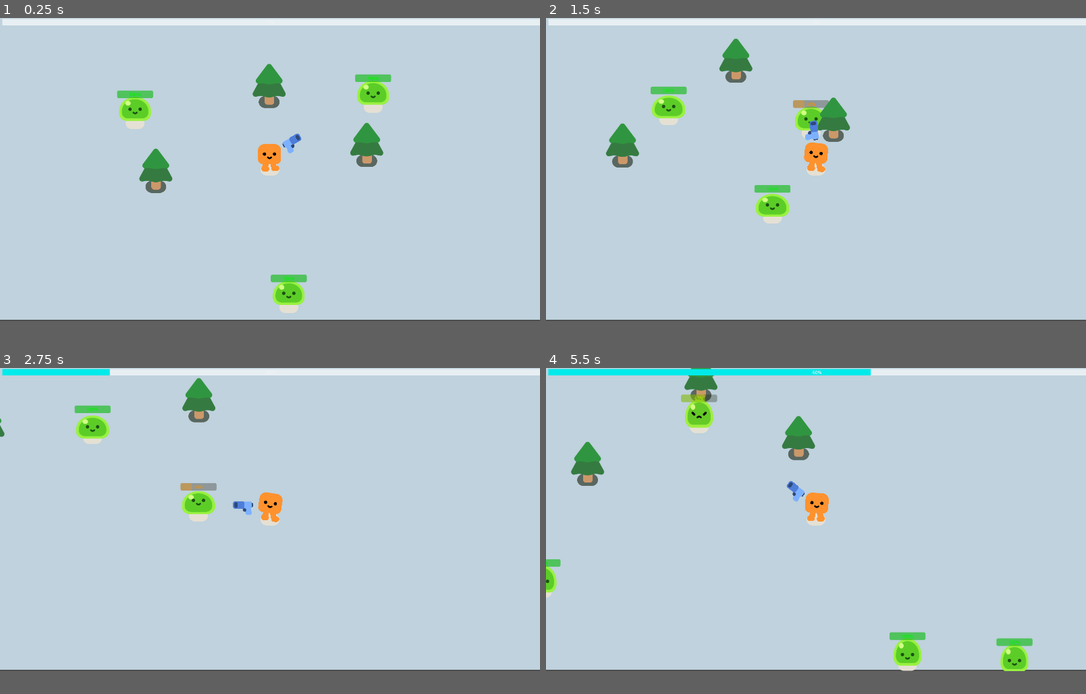
Above: before the commit, frames 1-4 (two rows, left to right).
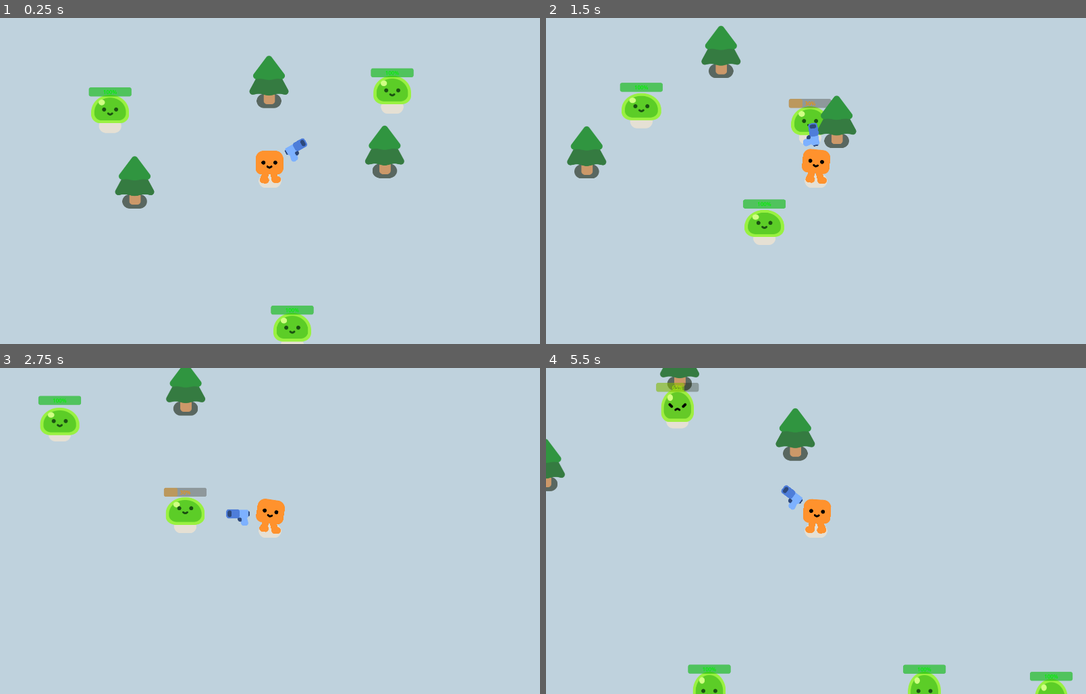
Above: after the commit, the same moments.

Repository: BromarBalkis/LampHireSurvivors
Game: Godot game, scene res://game.tscn
The game is run twice, just before and just after one commit, with the same random seed, the same clock (stepped at 60 frames per second) and the same inputs.
Inputs:
- Up to frame 1 (0.25 s): no input
- Up to frame 2 (1.5 s): hold D (move_right) 0.53-1.28 s; hold S (move_down) from 1.28 s (still down)
- Up to frame 3 (2.75 s): release S (move_down) at 2.03 s; hold D (move_right) from 2.03 s (still down)
- Up to frame 4 (5.5 s): release D (move_right) at 2.78 s; hold W (move_up) 2.78-3.53 s; hold A (move_left) 3.53-5.03 s; hold S (move_down) from 5.03 s (still down)
In our replay, the window is 800x450 before the commit and 800x484 after it. These sizes can differ from the game's own. Grey fills any space a smaller window leaves; there, only what the larger window draws over its background counts as a difference.

The runs differ from the first frame. In frame 1, 9.1% of the frame differs, in the area x 0-100%, y 0-100%; in frame 2, 8.1%; in frame 3, 6.2%; in frame 4, 8.5%.

Commit message:
added dot child

Diff:
--- a/game.tscn
+++ b/game.tscn
@@ -1,9 +1,10 @@
-[gd_scene load_steps=5 format=3 uid="uid://b3u84076due2"]
+[gd_scene load_steps=6 format=3 uid="uid://b3u84076due2"]
 
 [ext_resource type="PackedScene" uid="uid://c1sx7bic4uhdj" path="res://player.tscn" id="1_80nbo"]
 [ext_resource type="PackedScene" uid="uid://c4r0jdhpl1vnl" path="res://PineTree.tscn" id="2_e2o6t"]
 [ext_resource type="PackedScene" uid="uid://d1dvx2tras4t4" path="res://slime.tscn" id="3_feb5d"]
 [ext_resource type="PackedScene" uid="uid://bf7ms01x67yy1" path="res://mob_spawn_path.tscn" id="4_fc0e3"]
+[ext_resource type="PackedScene" uid="uid://dqrk4fud5i5wu" path="res://scenes/debuffs.tscn" id="5_7jktm"]
 
 [node name="Game" type="Node2D"]
 y_sort_enabled = true
@@ -40,3 +41,5 @@
 
 [node name="SlimeMob3" parent="." instance=ExtResource("3_feb5d")]
 position = Vector2(1234, 295)
+
+[node name="Debuffs" parent="." instance=ExtResource("5_7jktm")]
--- a/gun.tscn
+++ b/gun.tscn
@@ -4,7 +4,7 @@
 [ext_resource type="Texture2D" uid="uid://cswb5do8rrj7q" path="res://pistol/pistol.png" id="1_vk1bi"]
 
 [sub_resource type="CircleShape2D" id="CircleShape2D_kw0bs"]
-radius = 950.0
+radius = 494.9
 
 [node name="EnemySweep" type="ShapeCast2D" groups=["gun"]]
 shape = SubResource("CircleShape2D_kw0bs")
--- a/player.gd
+++ b/player.gd
@@ -9,10 +9,11 @@
 @export var player_max_hp: float = 100
 @export var player_defense: float = 0 #flat damage reduction
 @export var player_hp_regen: float = 0
+@export var player_luck: float = 1
+@export var player_exp_mult: float = 1
+
 @export var player_projectile_size: float = 0
 @export var player_projectile_count: float = 0 #maybe
-@export var player_luck: float = 1
-@export var player_exp_mult: float = 1
 
 var SPEED: float = 450.0
 var player_hp: float = 100
--- a/project.godot
+++ b/project.godot
@@ -85,8 +85,8 @@
 
 [display]
 
-window/size/viewport_width=1920
-window/size/viewport_height=1080
+window/size/viewport_width=1620
+window/size/viewport_height=980
 window/size/always_on_top=true
 window/stretch/mode="viewport"
 
--- /dev/null
+++ b/scenes/debuffs.tscn
@@ -0,0 +1,12 @@
+[gd_scene load_steps=2 format=3 uid="uid://dqrk4fud5i5wu"]
+
+[ext_resource type="Script" uid="uid://b5gmk4ddgbocl" path="res://scripts/poison.gd" id="1_weq1i"]
+
+[node name="Debuffs" type="Node2D"]
+
+[node name="Poison" type="Timer" parent="."]
+wait_time = 5.0
+autostart = true
+script = ExtResource("1_weq1i")
+
+[connection signal="timeout" from="Poison" to="Poison" method="damageOvertime"]
--- a/scenes/level_up_screen.tscn
+++ b/scenes/level_up_screen.tscn
@@ -23,6 +23,7 @@
 [node name="LevelUpScreen" type="Control"]
 process_mode = 3
 visible = false
+z_index = 20
 layout_mode = 3
 anchors_preset = 15
 anchor_right = 1.0
--- a/scripts/mob_spawner.gd
+++ b/scripts/mob_spawner.gd
@@ -1,6 +1,8 @@
 extends Path2D
 
 #@onready var fresh_mob = preload("res://slime.tscn")
+
+var mobCount = 5
 
 func _ready() -> void:
 	spawn_mob()
@@ -15,5 +17,6 @@
 
 
 func _on_spawn_timer_timeout() -> void:
-	for i in 5: #spawns 5 mods, can replace 5 to dynamically change spawn amount
+	mobCount += 1
+	for i in mobCount: #spawns 5 mods, can replace 5 to dynamically change spawn amount
 		spawn_mob()
--- /dev/null
+++ b/scripts/poison.gd
@@ -0,0 +1,12 @@
+extends Timer
+
+@onready var player = get_tree().get_first_node_in_group("player")
+
+var duration = 5
+
+func damageOvertime() -> void:
+	player.player_hp -= 5
+	duration -= 1
+	print(player.player_hp)
+	if duration == 0:
+		stop()
--- a/smoke_explosion/smoke_explosion.tscn
+++ b/smoke_explosion/smoke_explosion.tscn
@@ -140,11 +140,12 @@
 grow_horizontal = 2
 grow_vertical = 2
 pivot_offset = Vector2(64, 64)
+mouse_filter = 2
 color = Color(0.568627, 0.568627, 0.568627, 1)
 
 [node name="AnimationPlayer" type="AnimationPlayer" parent="."]
 unique_name_in_owner = true
+libraries = {
+&"": SubResource("AnimationLibrary_8msef")
+}
 autoplay = "RESET"
-libraries = {
-"": SubResource("AnimationLibrary_8msef")
-}
Not shown, added: scripts/poison.gd.uid
Not shown: 1 places in smoke_explosion/smoke_explosion.tscn that only renumber resources
